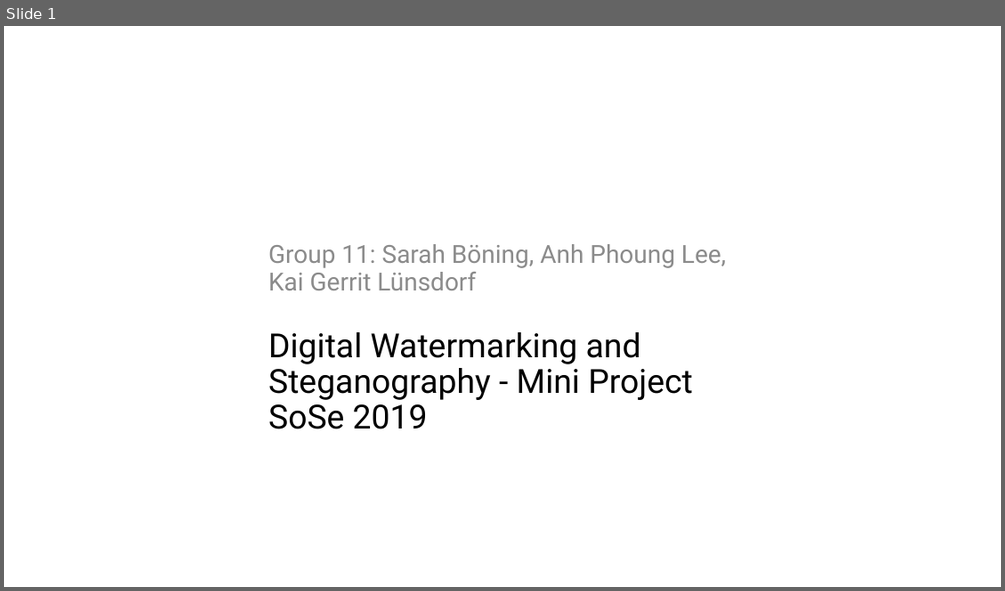
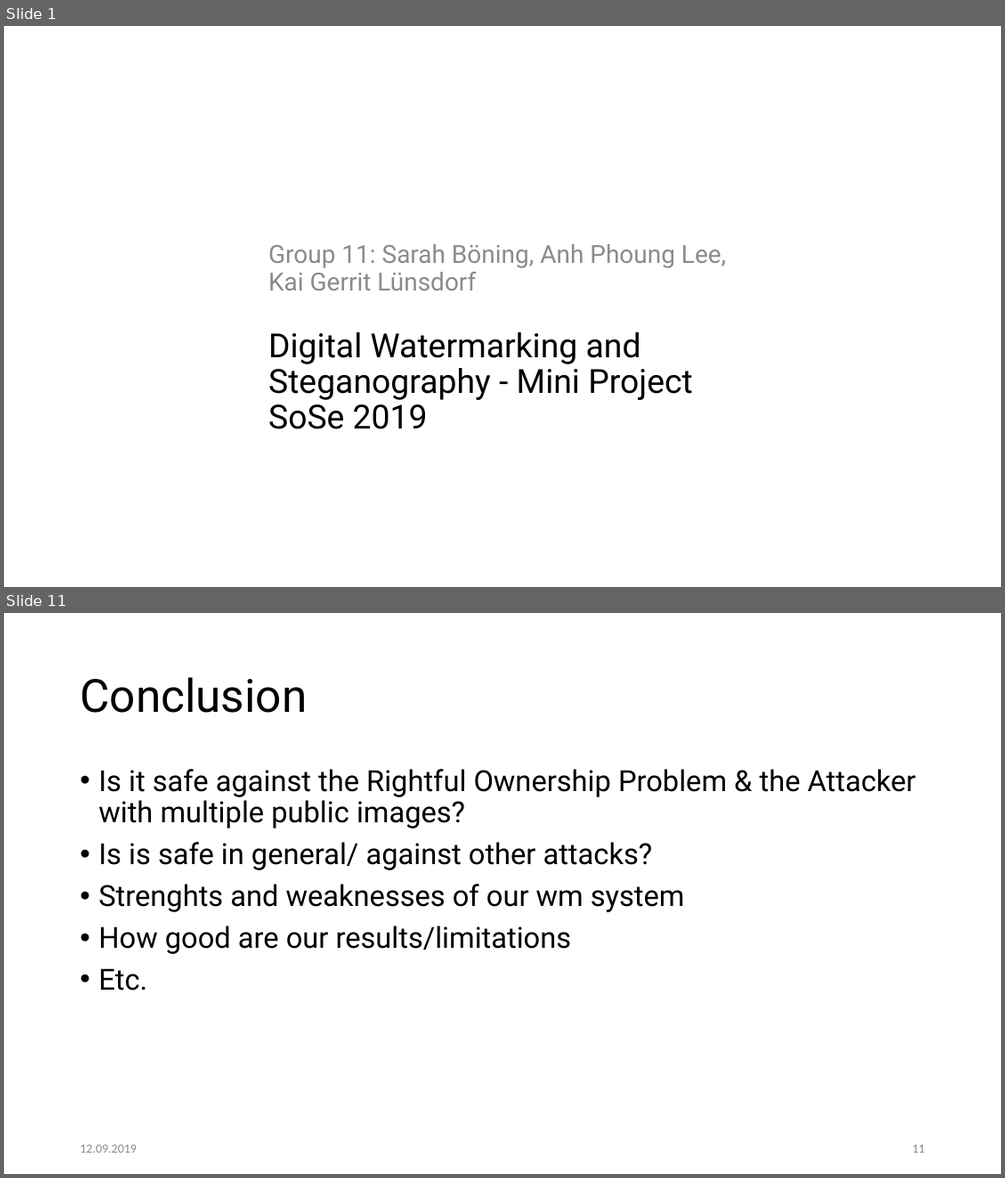
Before and after one commit to SarahBoening/Watermarking-Project, a slide deck: presentation/Presentation Group11.pptx. Shown one above the other, each under a label of ours: slide 1 before the commit, slides 1 and 11 after it; the slides between them are not shown. The pictures are 1005x591 and 1005x1178 pixels, drawn with LibreOffice and Linux fonts; fonts in the diff are those of the drawing; background and template pictures are left out. Boxes give left, top, right and bottom in pixels: in the first picture for what was removed or moved away, otherwise in the second. Text is boxed around its words. In the diff, an @@ line names an element or a change of style, - is before the commit and + after.

```diff
--- a/presentation/Presentation Group11.pptx
+++ b/presentation/Presentation Group11.pptx
@@ slide 11 added at <box>4,613,1001,1174</box>, background #FFFFFF @@
@@ title added at <box>80,677,307,713</box>, 44 pt, text #000000 @@
+Conclusion
@@ text added at <box>98,769,916,990</box>, 28 pt, text #000000 @@
+• Is it safe against the Rightful Ownership Problem & the Attacker with multiple public images?
+• Is is safe in general/ against other attacks?
+• Strenghts and weaknesses of our wm system
+• How good are our results/limitations
+• Etc.
@@ text added at <box>80,1144,137,1152</box>, 12 pt, text #8C8C8C @@
+12.09.2019
@@ page number added at <box>912,1144,924,1152</box>, 12 pt, text #8C8C8C @@
+11
```
Also in this commit, not shown: 6 slides changed, 5 other slides added, 7 other files.
